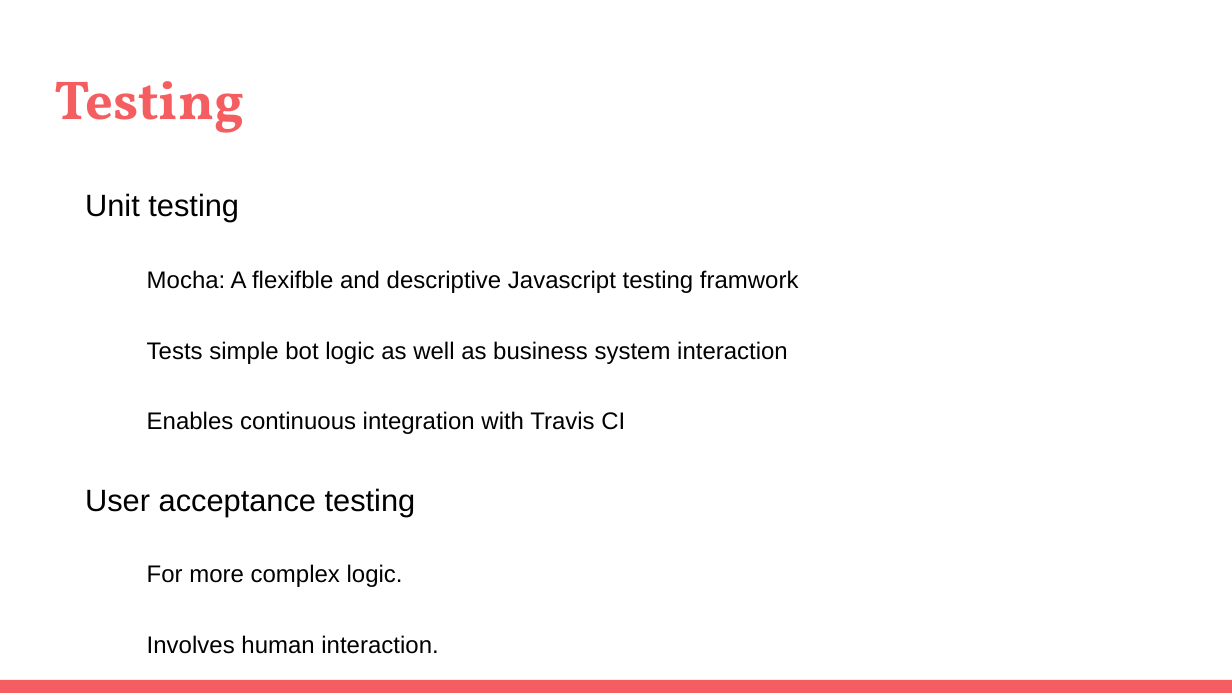
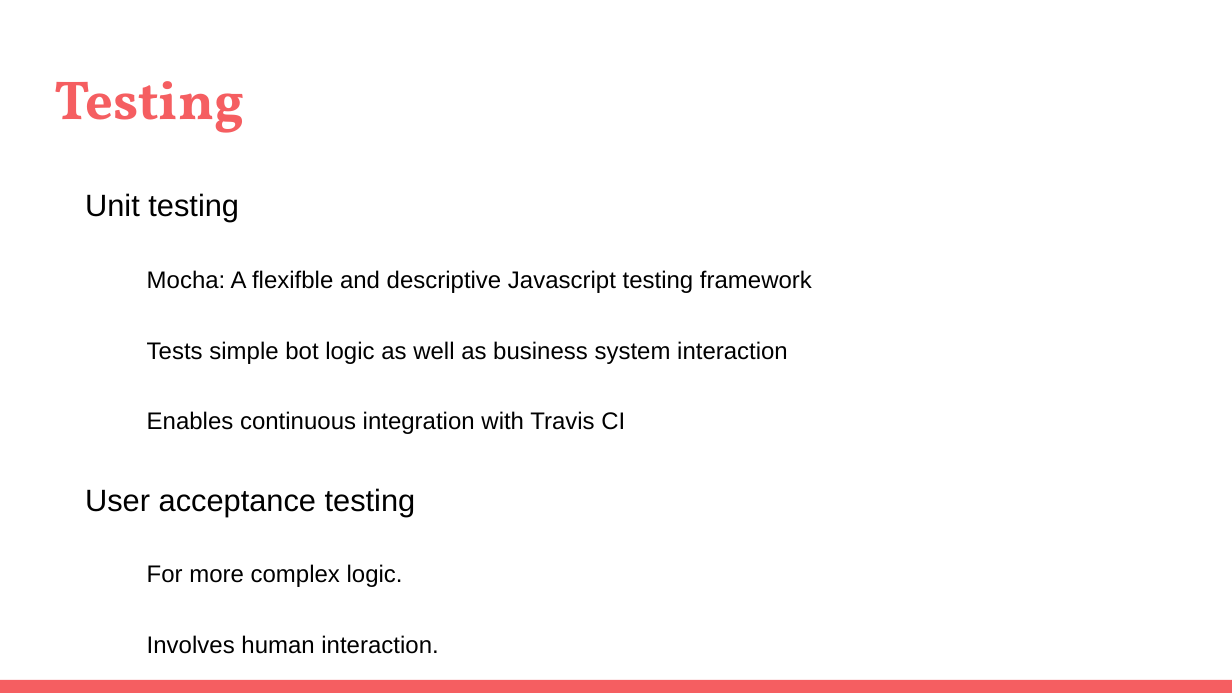
Before and after one commit to benjasy1993/iBot-Capstone, a slide deck: slide 16 of Presentations/IBot 6 Final Presentation.pptx. Drawn at 1232x693 pixels with LibreOffice and Linux fonts; fonts in the diff are those of the drawing. Boxes give left, top, right and bottom in pixels: in the first picture for what was removed or moved away, otherwise in the second. Text is boxed around its words. In the diff, an @@ line names an element or a change of style, - is before the commit and + after.

```diff
--- a/Presentations/IBot 6 Final Presentation.pptx
+++ b/Presentations/IBot 6 Final Presentation.pptx
@@ text at (147,270,812,293): text changed @@
-  Mocha: A flexifble and descriptive Javascript testing framwork
+  Mocha: A flexifble and descriptive Javascript testing framework
```
Also in this commit, not shown: 5 other slides changed, 17 other files.
